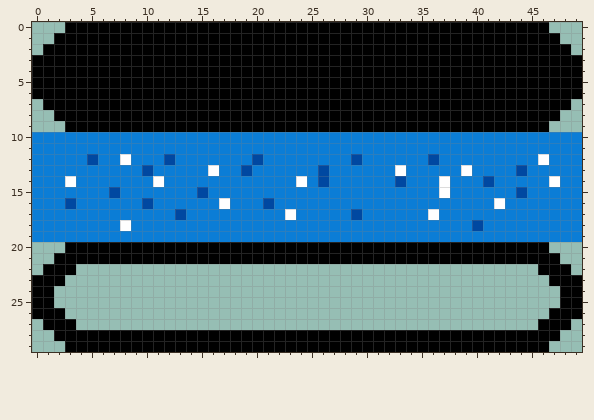
Edited in one commit: pixel-art sprite (sprites/ui/manabar.png). This is how it looked before the edit.
The file is 50x30 pixels.
And afterwards:
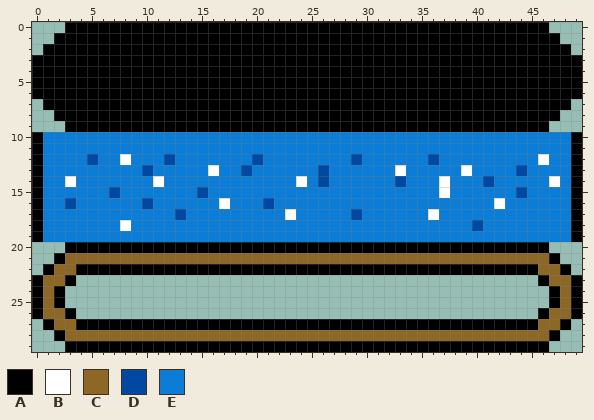
Palette (. is transparent): A #000000  B #ffffff  C #8d6726  D #0048a1  E #0b7dd6
The edit:
@@ x 0..49 @@
  9 ...AAAAAAAAAAAAAAAAAAAAAAAAAAAAAAAAAAAAAAAAAAAA...
-10 EEEEEEEEEEEEEEEEEEEEEEEEEEEEEEEEEEEEEEEEEEEEEEEEEE
-11 EEEEEEEEEEEEEEEEEEEEEEEEEEEEEEEEEEEEEEEEEEEEEEEEEE
-12 EEEEEDEEBEEEDEEEEEEEDEEEEEEEEDEEEEEEDEEEEEEEEEBEEE
-13 EEEEEEEEEEDEEEEEBEEDEEEEEEDEEEEEEBEEEEEBEEEEDEEEEE
-14 EEEBEEEEEEEBEEEEEEEEEEEEBEDEEEEEEDEEEBEEEDEEEEEBEE
-15 EEEEEEEDEEEEEEEDEEEEEEEEEEEEEEEEEEEEEBEEEEEEDEEEEE
-16 EEEDEEEEEEDEEEEEEBEEEDEEEEEEEEEEEEEEEEEEEEBEEEEEEE
-17 EEEEEEEEEEEEEDEEEEEEEEEBEEEEEDEEEEEEBEEEEEEEEEEEEE
-18 EEEEEEEEBEEEEEEEEEEEEEEEEEEEEEEEEEEEEEEEDEEEEEEEEE
-19 EEEEEEEEEEEEEEEEEEEEEEEEEEEEEEEEEEEEEEEEEEEEEEEEEE
+10 AEEEEEEEEEEEEEEEEEEEEEEEEEEEEEEEEEEEEEEEEEEEEEEEEA
+11 AEEEEEEEEEEEEEEEEEEEEEEEEEEEEEEEEEEEEEEEEEEEEEEEEA
+12 AEEEEDEEBEEEDEEEEEEEDEEEEEEEEDEEEEEEDEEEEEEEEEBEEA
+13 AEEEEEEEEEDEEEEEBEEDEEEEEEDEEEEEEBEEEEEBEEEEDEEEEA
+14 AEEBEEEEEEEBEEEEEEEEEEEEBEDEEEEEEDEEEBEEEDEEEEEBEA
+15 AEEEEEEDEEEEEEEDEEEEEEEEEEEEEEEEEEEEEBEEEEEEDEEEEA
+16 AEEDEEEEEEDEEEEEEBEEEDEEEEEEEEEEEEEEEEEEEEBEEEEEEA
+17 AEEEEEEEEEEEEDEEEEEEEEEBEEEEEDEEEEEEBEEEEEEEEEEEEA
+18 AEEEEEEEBEEEEEEEEEEEEEEEEEEEEEEEEEEEEEEEDEEEEEEEEA
+19 AEEEEEEEEEEEEEEEEEEEEEEEEEEEEEEEEEEEEEEEEEEEEEEEEA
 20 ...AAAAAAAAAAAAAAAAAAAAAAAAAAAAAAAAAAAAAAAAAAAA...
-21 ..AAAAAAAAAAAAAAAAAAAAAAAAAAAAAAAAAAAAAAAAAAAAAA..
-22 .AAA..........................................AAA.
-23 AAA............................................AAA
-24 AA..............................................AA
-25 AA..............................................AA
-26 AAA............................................AAA
-27 .AAA..........................................AAA.
-28 ..AAAAAAAAAAAAAAAAAAAAAAAAAAAAAAAAAAAAAAAAAAAAAA..
+21 ..ACCCCCCCCCCCCCCCCCCCCCCCCCCCCCCCCCCCCCCCCCCCCA..
+22 .ACCAAAAAAAAAAAAAAAAAAAAAAAAAAAAAAAAAAAAAAAAAACCA.
+23 ACCA..........................................ACCA
+24 ACA............................................ACA
+25 ACA............................................ACA
+26 ACCA..........................................ACCA
+27 .ACCAAAAAAAAAAAAAAAAAAAAAAAAAAAAAAAAAAAAAAAAAACCA.
+28 ..ACCCCCCCCCCCCCCCCCCCCCCCCCCCCCCCCCCCCCCCCCCCCA..
 29 ...AAAAAAAAAAAAAAAAAAAAAAAAAAAAAAAAAAAAAAAAAAAA...
